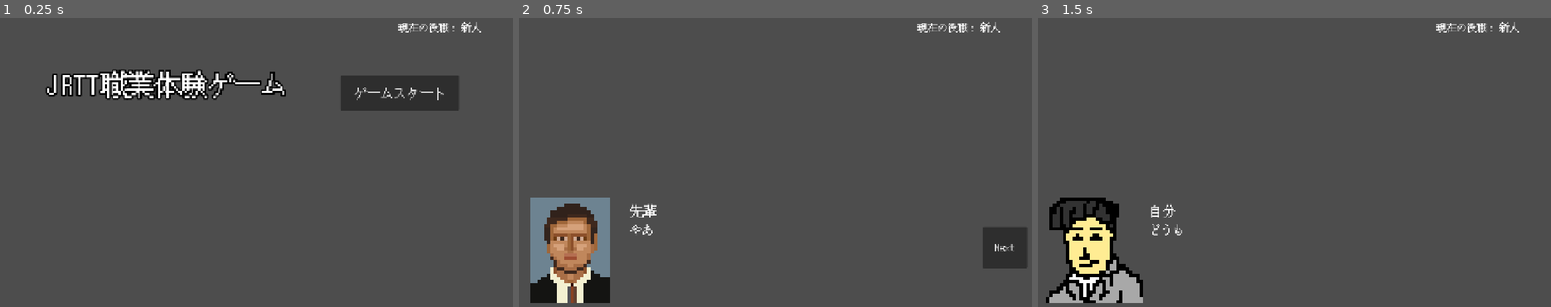
Above: before the commit, frames 1-3 (left to right).
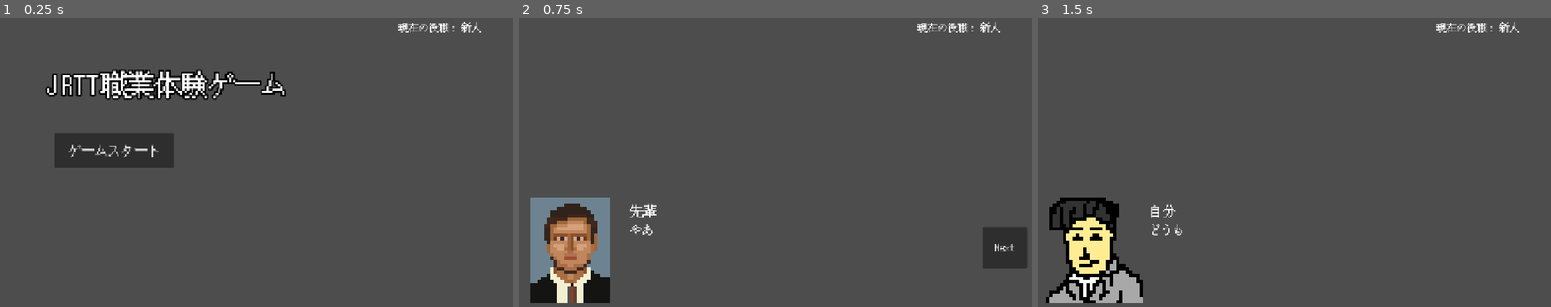
Above: after the commit, the same moments.

Repository: tatsuki-s/kosen-incol-chal-ver7
Game: Godot game, scene res://title.tscn
The game is run twice, just before and just after one commit, with the same random seed, the same clock (stepped at 60 frames per second) and the same inputs. Before the commit the project starts from res://sprite_2d.tscn. The engine's default icon, where the game draws it, is replaced by a stand-in: a white triangle on a blue panel in a dark square.
Inputs:
- Up to frame 1 (0.25 s): no input
- Up to frame 2 (0.75 s): click "ゲームスタート" at 0.5 s
- Up to frame 3 (1.5 s): click "Next" at 1.25 s

The runs differ from the first frame. In frame 1, 5.5% of the frame differs, in the area x 10-90%, y 19-52%; in frame 2, nothing differs; in frame 3, nothing differs.

Commit message:
繰り返しプレイできるようにした

Diff:
--- a/Global.gd
+++ b/Global.gd
@@ -1,4 +1,4 @@
 extends Node
 
-var post = ["新人", "職員", "副課長", "課長", "所長", "副理事長", "理事長"]
+var post = ["新人", "最上"]#["新人", "職員", "副課長", "課長", "所長", "副理事長", "理事長"]
 var nowLv = 0
--- a/common.gd
+++ b/common.gd
@@ -6,4 +6,8 @@
 	updateLv()
 
 func updateLv():
-	lv.text = Global.post[Global.nowLv]
+	if Global.nowLv <= Global.post.size() -2:
+		lv.text = Global.post[Global.nowLv]
+	else:
+		get_tree().change_scene_to_file("res://title.tscn")
+		Global.nowLv = 0
--- a/project.godot
+++ b/project.godot
@@ -11,7 +11,7 @@
 [application]
 
 config/name="kosen-incol-chal-ver7"
-run/main_scene="uid://ba0q1okuwdx33"
+run/main_scene="uid://k0po40po23e7"
 config/features=PackedStringArray("4.6", "Mobile")
 config/icon="res://icon.svg"
 
--- a/sprite_2d.gd
+++ b/sprite_2d.gd
@@ -1,15 +1,4 @@
 extends Node2D
 
-@onready var startButton = $Title/StartButton
-
-@export var screen: int = 0
-
-var speaking = false
-
-func _ready() -> void:
-	startButton.disabled = false
-	startButton.connect("pressed", Callable(self, "gameStart"))
-
-func gameStart() -> void:
-	startButton.disabled = true
-	get_tree().change_scene_to_file("res://conversation.tscn")
+#func _ready() -> void:
+	#get_tree().change_scene_to_file("res://title.tscn")
--- a/sprite_2d.tscn
+++ b/sprite_2d.tscn
@@ -1,9 +1,6 @@
 [gd_scene format=3 uid="uid://ba0q1okuwdx33"]
 
 [ext_resource type="Script" uid="uid://ctb4synlqarpq" path="res://sprite_2d.gd" id="1_lt4yx"]
-[ext_resource type="PackedScene" uid="uid://k0po40po23e7" path="res://title.tscn" id="2_lk3y4"]
 
 [node name="Game" type="Node2D" unique_id=1719795711]
 script = ExtResource("1_lt4yx")
-
-[node name="Title" parent="." unique_id=951160289 instance=ExtResource("2_lk3y4")]
--- /dev/null
+++ b/title.gd
@@ -0,0 +1,11 @@
+extends Node2D
+
+#@onready
+
+func _ready() -> void:
+	var startButton = $StartButton
+	startButton.connect("pressed", Callable(self, "gameStart"))
+
+func gameStart() -> void:
+	print("aaaaa")
+	get_tree().change_scene_to_file("res://conversation.tscn")
--- a/title.tscn
+++ b/title.tscn
@@ -1,8 +1,10 @@
 [gd_scene format=3 uid="uid://k0po40po23e7"]
 
+[ext_resource type="Script" uid="uid://b8otbtv454wob" path="res://title.gd" id="1_oyqm6"]
 [ext_resource type="FontFile" uid="uid://cej8loog2y2qj" path="res://addons/KH-Dot-Kodenmachou-12-Ki.ttf" id="1_y7k74"]
 
 [node name="Title" type="Node2D" unique_id=951160289]
+script = ExtResource("1_oyqm6")
 
 [node name="Logo" type="Label" parent="." unique_id=107748709]
 offset_left = 133.0
@@ -16,10 +18,10 @@
 metadata/_edit_use_anchors_ = true
 
 [node name="StartButton" type="Button" parent="." unique_id=730938627]
-offset_left = 839.0
-offset_top = 155.0
-offset_right = 1125.0
-offset_bottom = 240.0
+offset_left = 151.0
+offset_top = 293.0
+offset_right = 437.0
+offset_bottom = 378.0
 theme_override_fonts/font = ExtResource("1_y7k74")
 theme_override_font_sizes/font_size = 32
 text = "ゲームスタート"
Not shown, added: title.gd.uid
